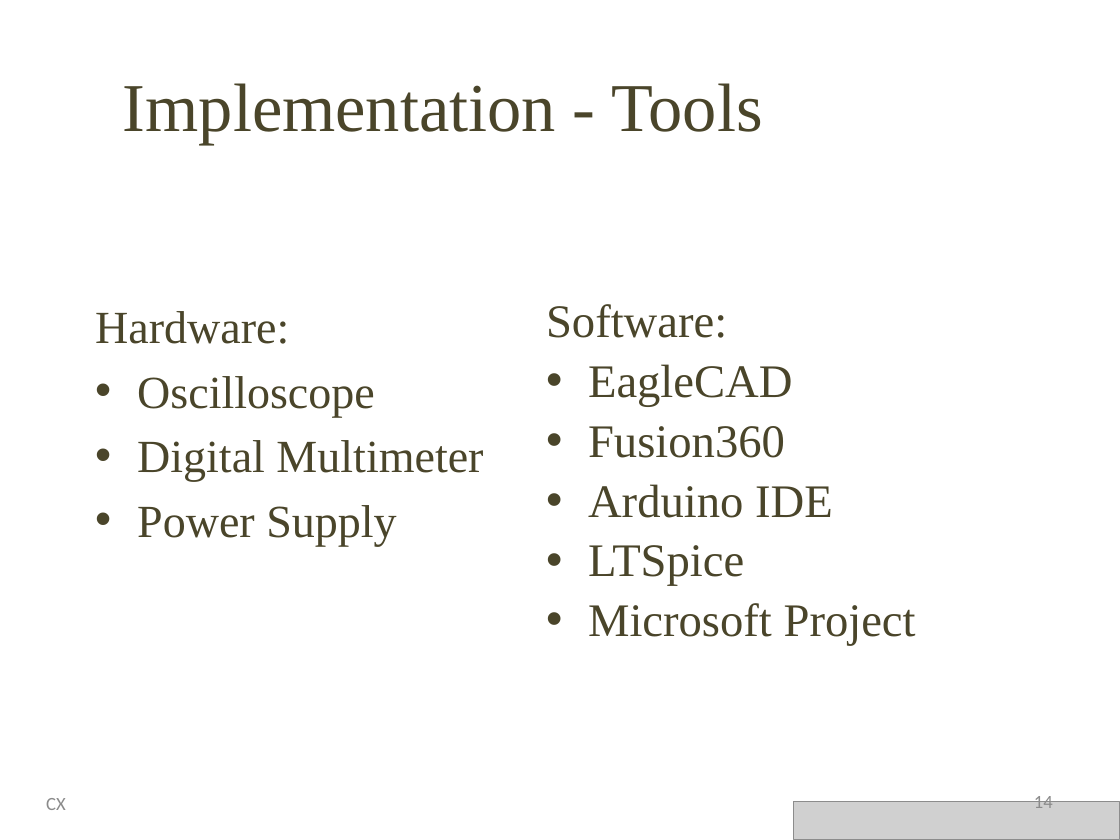
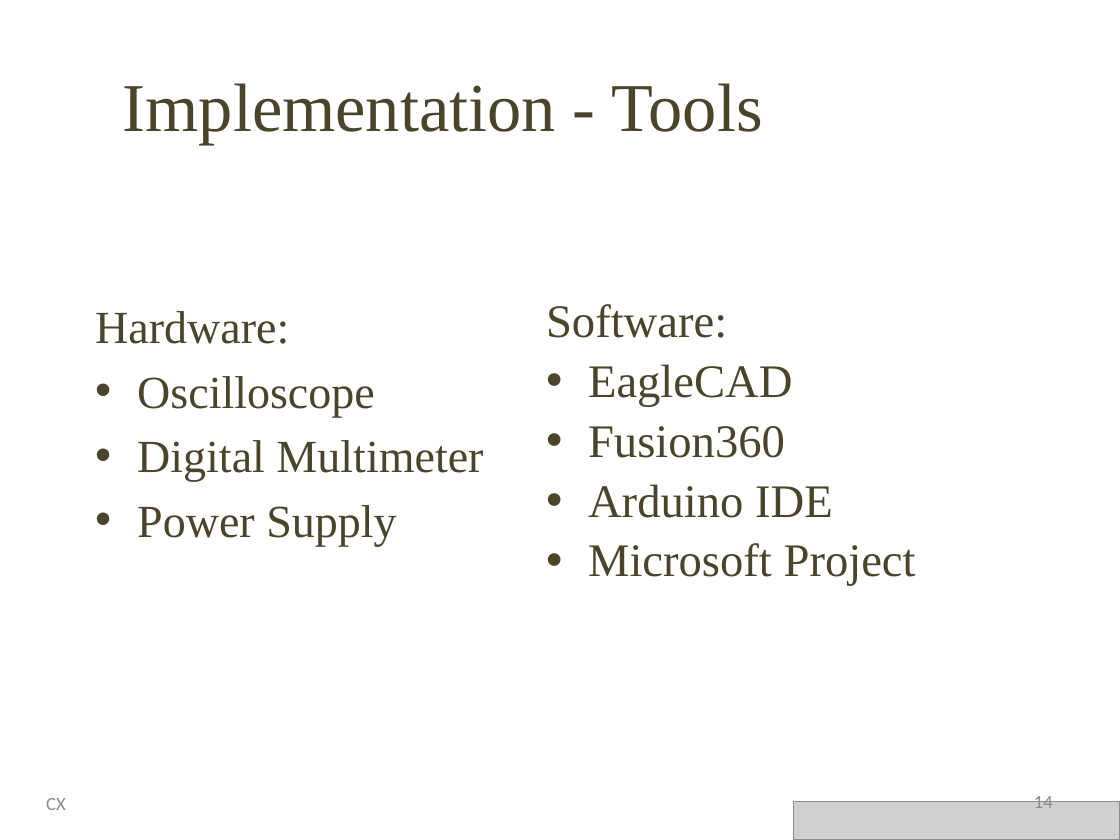
Before and after one commit to Stevie-Nicks-and-the-Xaybanha-Zhous/SelectiveBirdFeeder, a slide deck: slide 14 of Smart_Bird_Feeder_Presentation.pptx. Drawn at 1120x840 pixels with LibreOffice and Linux fonts; fonts in the diff are those of the drawing; grey boxes stand for pictures; background and template pictures are left out. Boxes give left, top, right and bottom in pixels: in the first picture for what was removed or moved away, otherwise in the second. Text is boxed around its words. In the diff, an @@ line names an element or a change of style, - is before the commit and + after.

```diff
--- a/Smart_Bird_Feeder_Presentation.pptx
+++ b/Smart_Bird_Feeder_Presentation.pptx
@@ text at [588, 545, 744, 586]: paragraph removed @@
-• LTSpice
```
Also in this commit, not shown: 5 other slides changed, 1 slide added.
